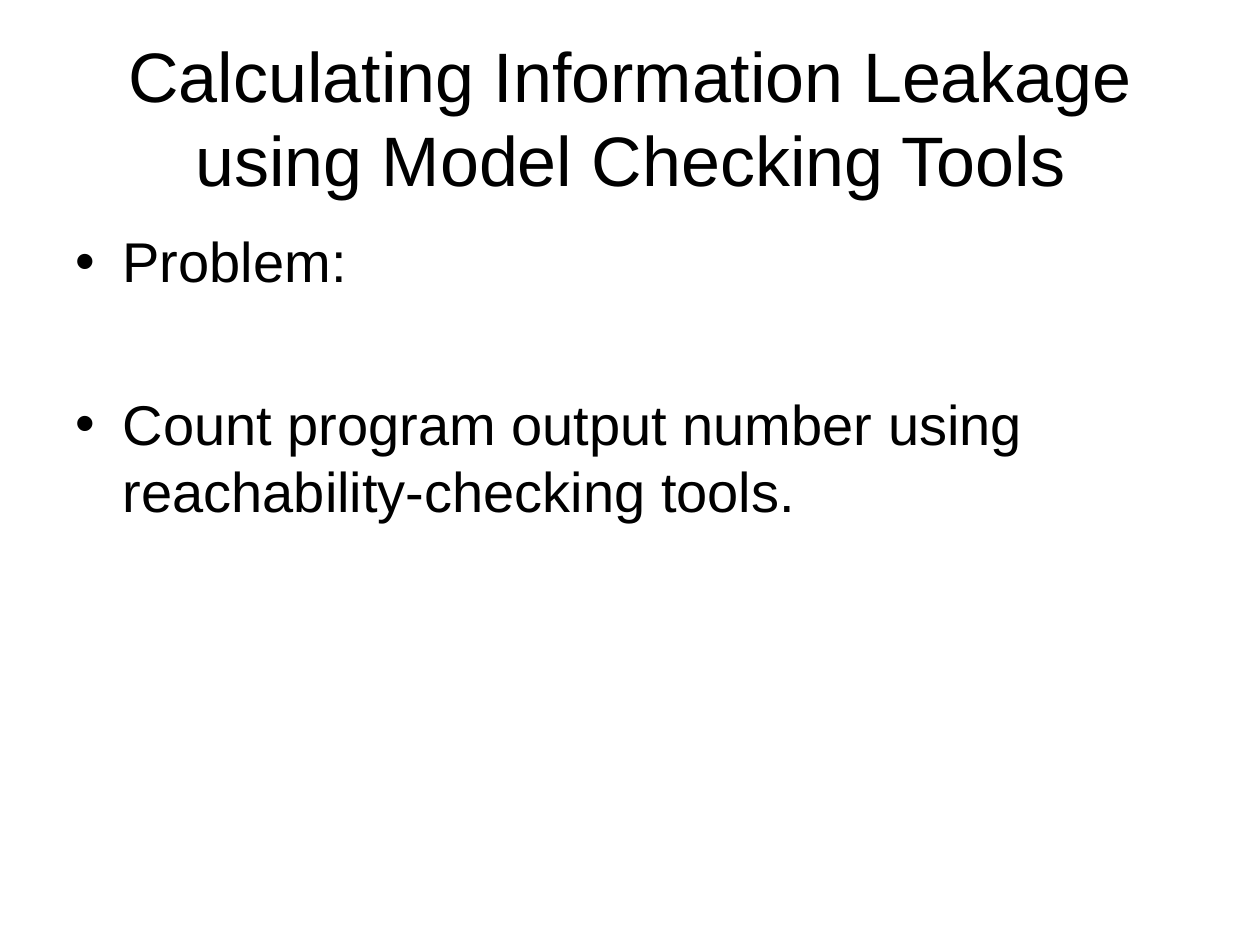
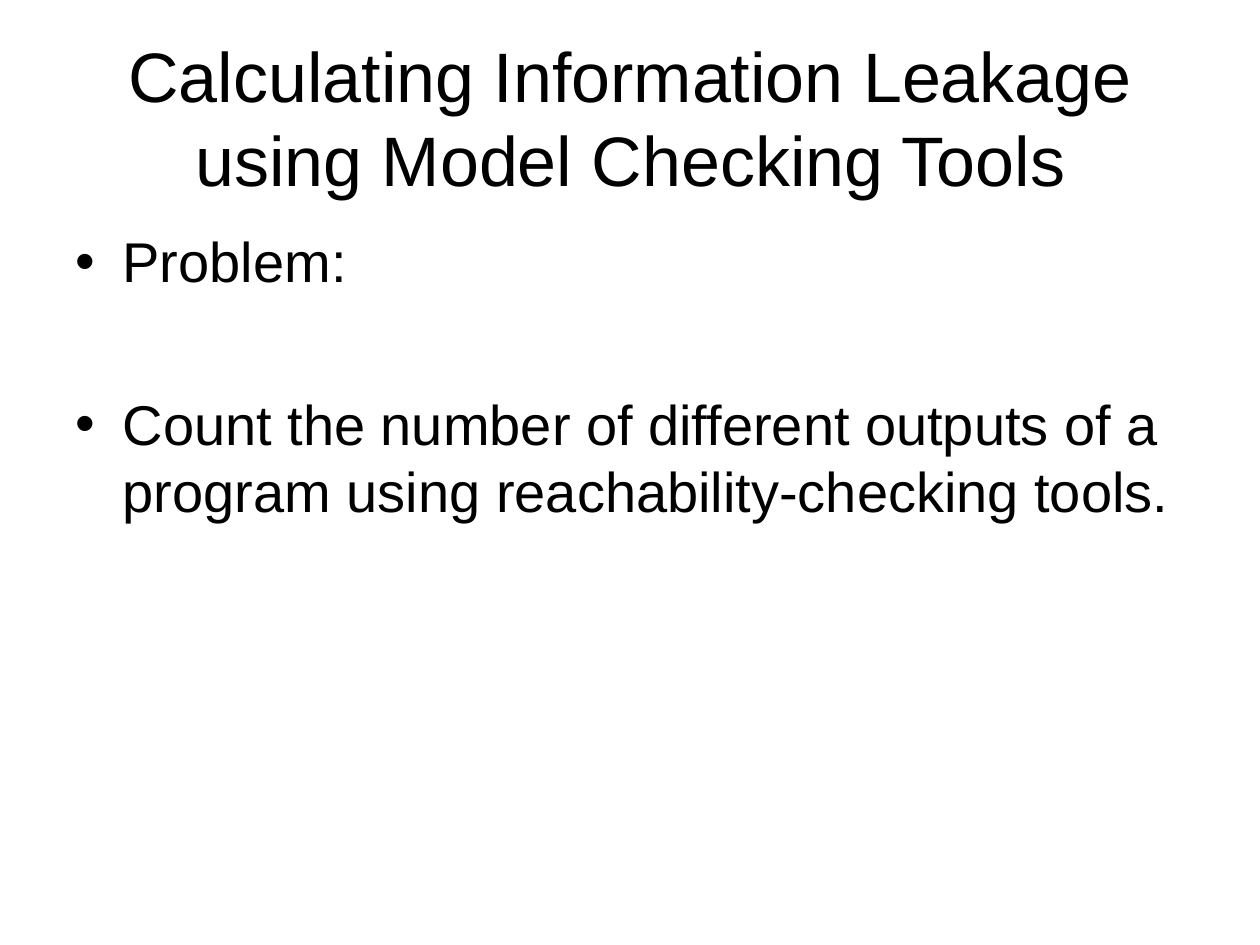
Before and after one commit to chenjiia/Thesis, a slide deck: slide 5 of thesis_presentation/presentation.ppt. Drawn at 1260x945 pixels with LibreOffice and Linux fonts; fonts in the diff are those of the drawing. Boxes give left, top, right and bottom in pixels: in the first picture for what was removed or moved away, otherwise in the second. Text is boxed around its words. In the diff, an @@ line names an element or a change of style, - is before the commit and + after.

```diff
--- a/thesis_presentation/presentation.ppt
+++ b/thesis_presentation/presentation.ppt
@@ text at <box>123,404,1168,523</box>: text changed @@
-• Count program output number using reachability-checking tools.
+• Count the number of different outputs of a program using reachability-checking tools.
```
Also in this commit, not shown: 4 other slides changed.
